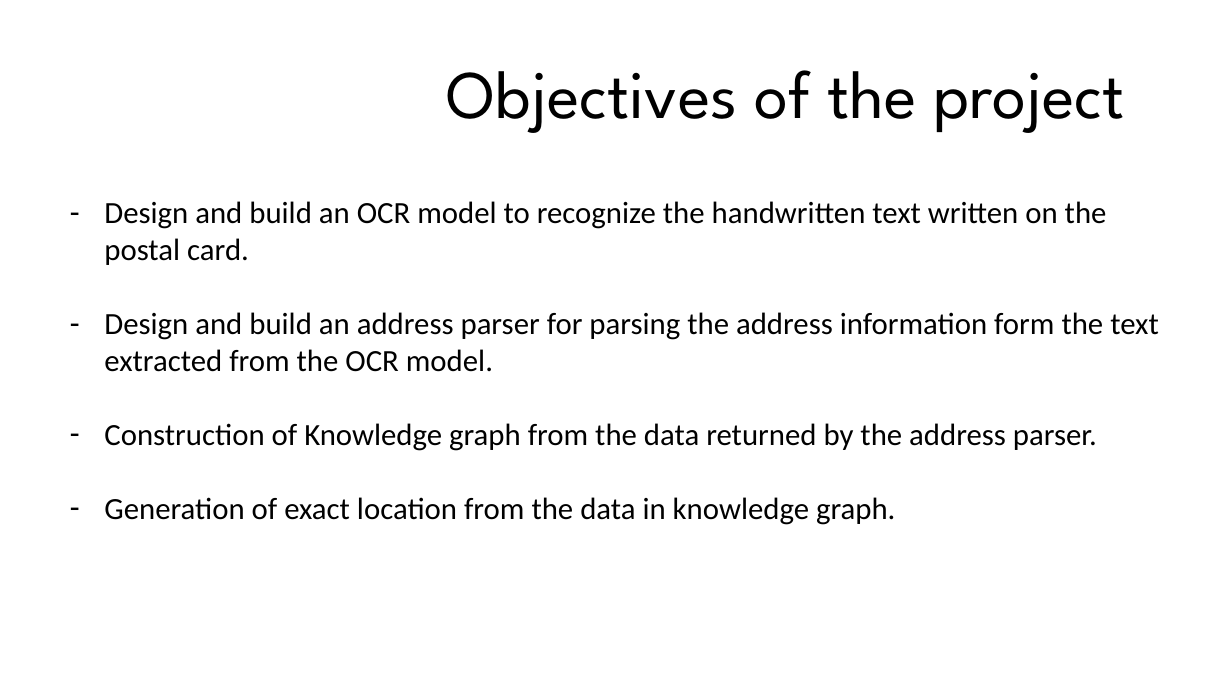
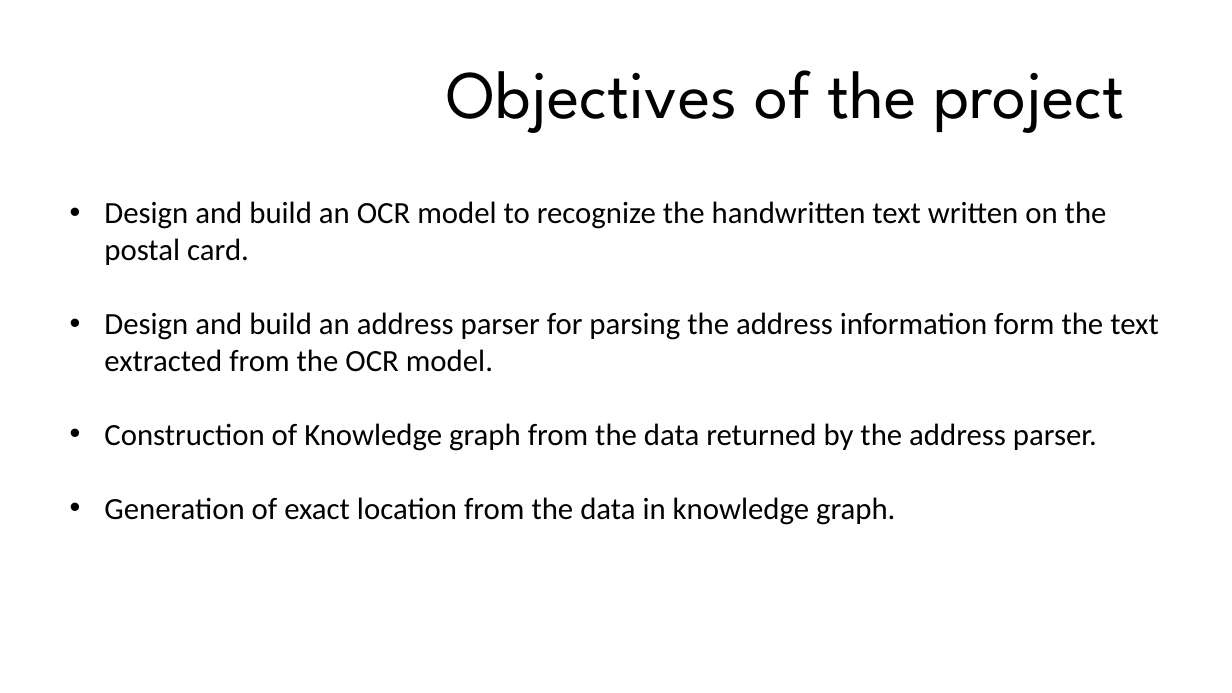
Before and after one commit to Surya-kiran-paluru/Indian-Postal-Automation, a slide deck: slide 14 of docs/Review 2.pptm (slide 13 before the commit). Drawn at 1232x693 pixels with LibreOffice and Linux fonts; fonts in the diff are those of the drawing; background and template pictures are left out. Boxes give left, top, right and bottom in pixels: in the first picture for what was removed or moved away, otherwise in the second. Text is boxed around its words. In the diff, an @@ line names an element or a change of style, - is before the commit and + after.

```diff
--- a/docs/Review 2.pptm
+++ b/docs/Review 2.pptm
@@ text "Design and build an OCR ..." at [104, 201, 1159, 525]: bullet - to • @@
```
Also in this commit, not shown: 10 other slides changed, 1 slide added, 15 other files.
